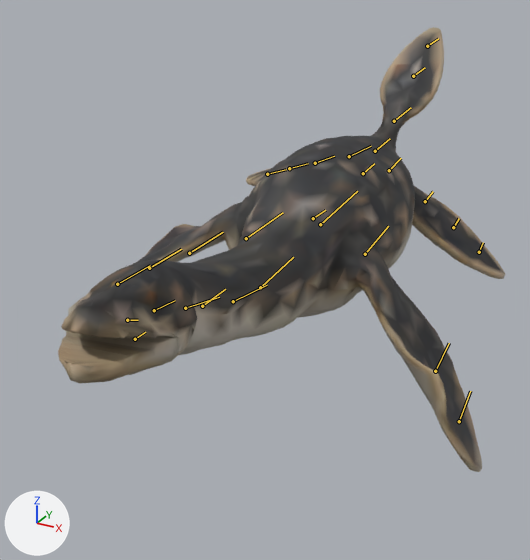
One commit to the glTF model public/assets/triassic/creatures/rhaeticosaurus.lod1.glb: the scene before it, then after it.
One viewpoint serves both versions: a camera (50 mm lens) standing at (2.09, -4.52, 1.7) and looking at (-0.13, -0.49, -0.32). The axes (+X, +Y, +Z) are drawn at lower left. The lights are the same throughout. The first picture is the older version. Both versions are drawn at frame 5 of the action 'Attack'; the numbers are the values there. The bones that change, and the others that lie on the model, are drawn over the model as lines.

The first picture shows 'Rhaeticosaurus procedural volume twin', 'Rhaeticosaurus procedural volume twin lower jaw'.
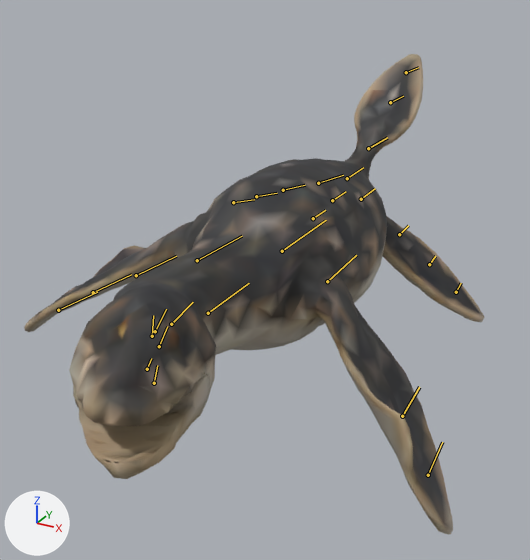
Boxes [x1, y1, x2, y2] around the edits, measured in the pictures (530 x 560 px):
'Rhaeticosaurus procedural volume twin', posed (8% taller)
    before: [61, 27, 505, 472]
    after: [24, 54, 484, 535]
'Rhaeticosaurus procedural volume twin lower jaw', posed
    before: [58, 331, 179, 383]
    after: [73, 374, 211, 479]
bone 'body', root to tip
    before: (320, 224) to (357, 191)
    after: (282, 251) to (326, 220)
bone 'neck_00', root to tip
    before: (233, 301) to (267, 285)
    after: (171, 324) to (193, 302)
bone 'neck_01', root to tip
    before: (202, 306) to (225, 289)
    after: (155, 331) to (166, 309)
bone 'neck_02', root to tip
    before: (185, 308) to (219, 297)
    after: (152, 336) to (153, 315)
bone 'neck_03', root to tip
    before: (154, 310) to (175, 300)
    after: (159, 346) to (167, 326)
bone 'skull', root to tip
    before: (127, 320) to (138, 320)
    after: (147, 369) to (151, 358)

The change in detail:
Bone 'body' (bone_body) moves from (0.0, 0.117, 0.0) to (0.0, -0.503, 0.0).
Bone 'body' (bone_body) turns from (6, 0, 0) to (0, 0, 0) degrees about its own x, y and z.
Bone 'neck_00' (bone_neck_00) turns from (-6, 0, -11) to (-3, 0, 14) degrees about its own x, y and z.
Bone 'neck_01' (bone_neck_01) turns from (-6, 0, 19) to (-3, 0, 13) degrees about its own x, y and z.
Bone 'neck_02' (bone_neck_02) turns from (-6, 0, -11) to (-3, 0, 10) degrees about its own x, y and z.
Bone 'neck_03' (bone_neck_03) turns from (-6, 0, 19) to (-3, 0, -6) degrees about its own x, y and z.
Bone 'skull' (bone_skull) turns from (-10, 0, 0) to (-1, 0, 0) degrees about its own x, y and z.
